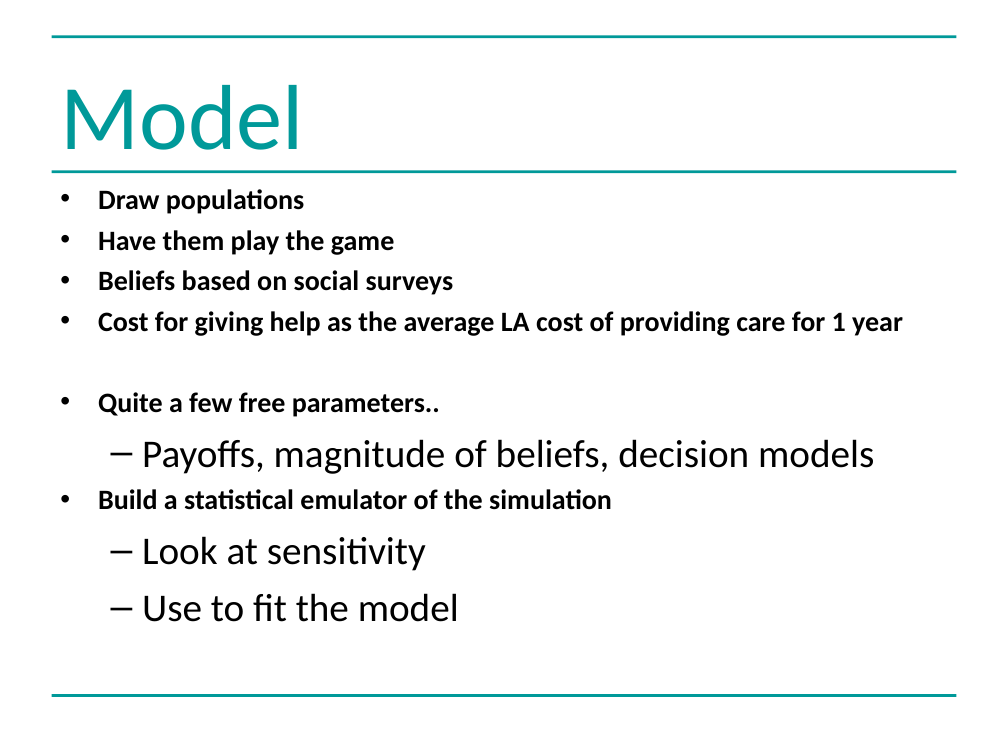
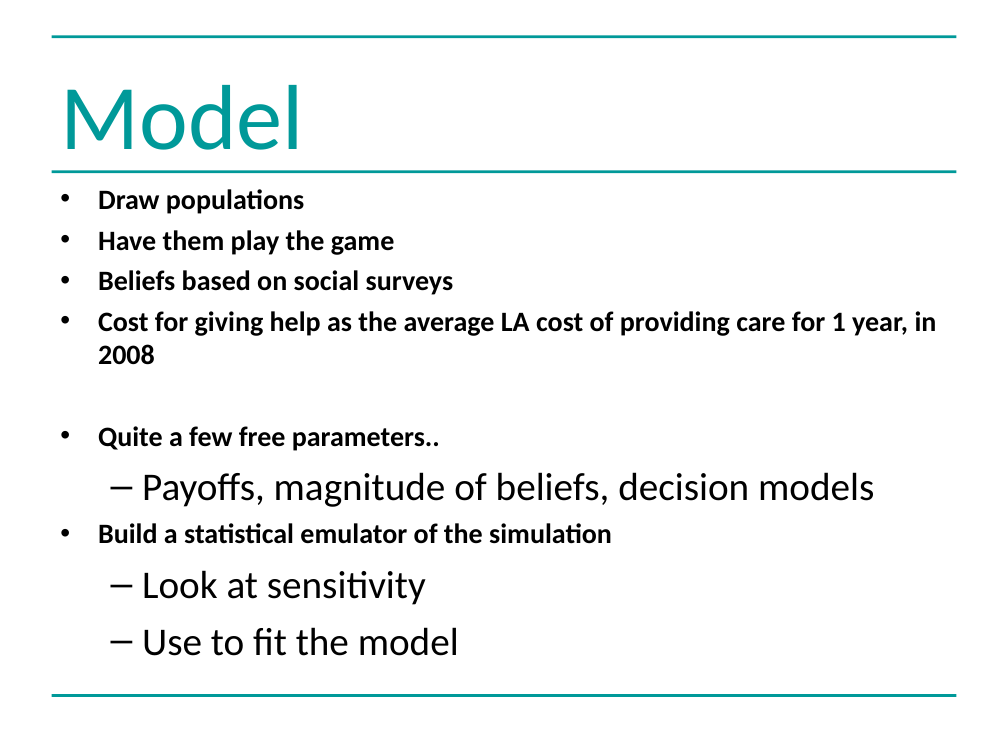
Before and after one commit to greenape/bsps2015, a slide deck: slide 12 of presentation/risky_aging_bsps.ppt. Drawn at 1008x756 pixels with LibreOffice and Linux fonts; fonts in the diff are those of the drawing. Boxes give left, top, right and bottom in pixels: in the first picture for what was removed or moved away, otherwise in the second. Text is boxed around its words. In the diff, an @@ line names an element or a change of style, - is before the commit and + after.

```diff
--- a/presentation/risky_aging_bsps.ppt
+++ b/presentation/risky_aging_bsps.ppt
@@ text at bbox=[98, 311, 937, 365]: text changed @@
-• Cost for giving help as the average LA cost of providing care for 1 year
+• Cost for giving help as the average LA cost of providing care for 1 year, in 2008
```
Also in this commit, not shown: 2 other slides changed.
